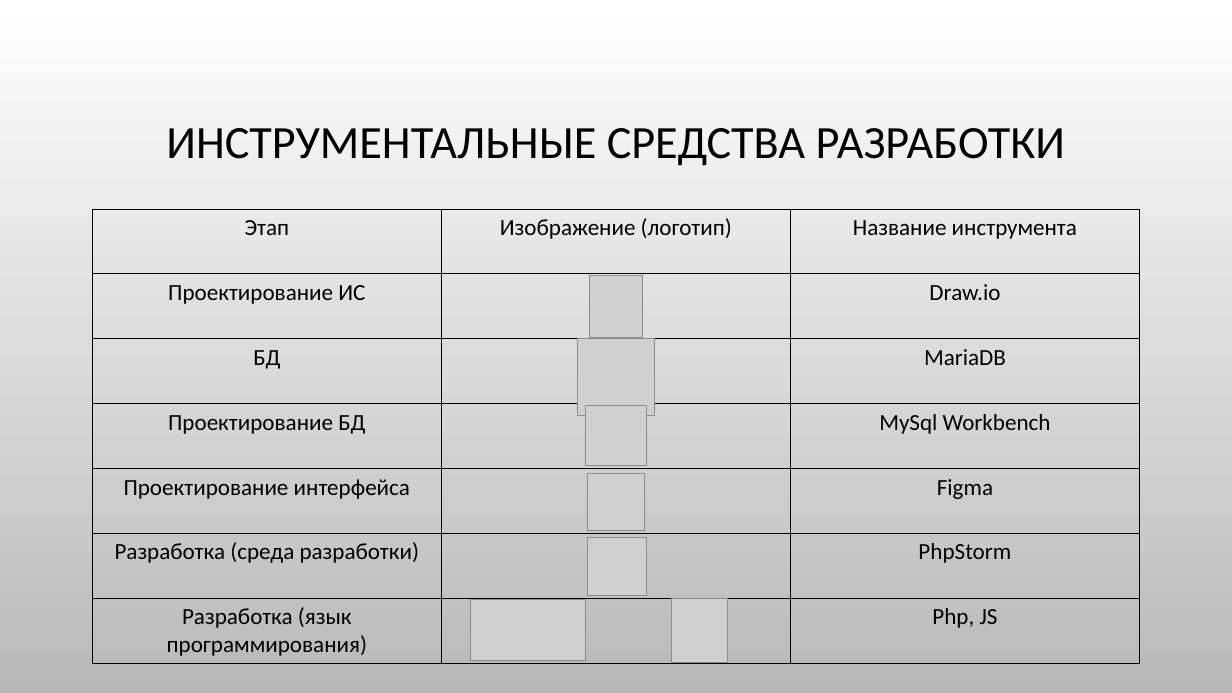
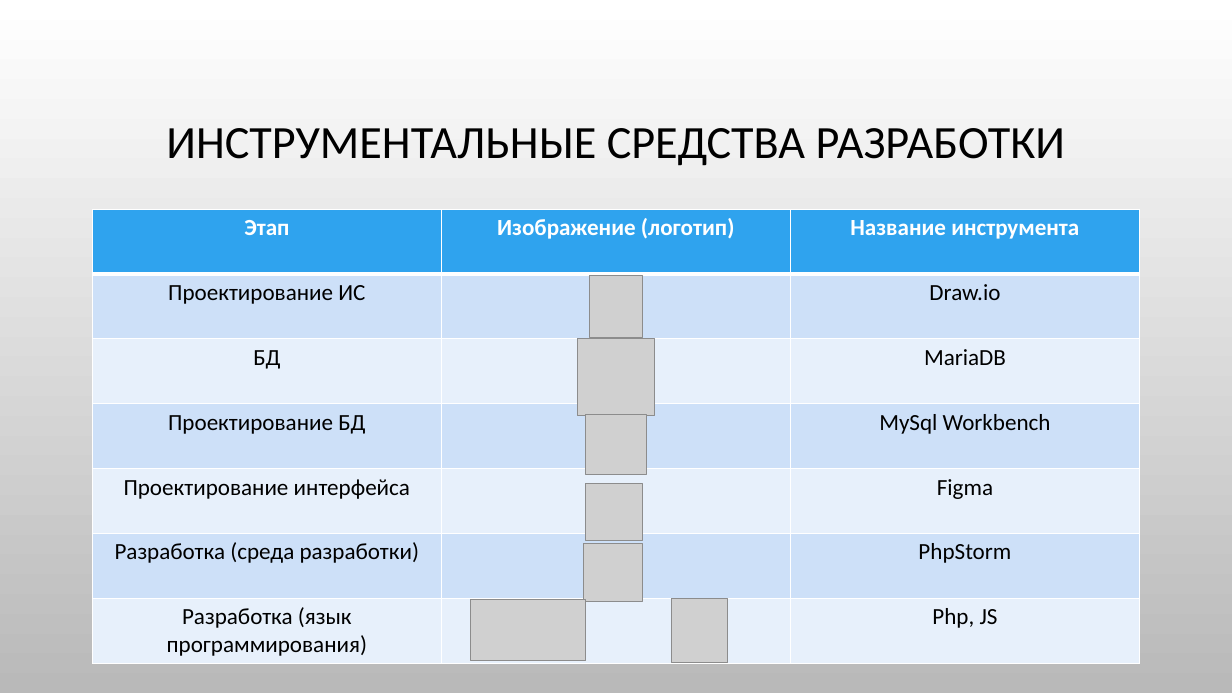
Before and after one commit to ChiCha10-11/Kursovoy, a slide deck: slide 4 of Курсовая работа.pptx. Drawn at 1232x693 pixels with LibreOffice and Linux fonts; fonts in the diff are those of the drawing; grey boxes stand for pictures; background and template pictures are left out. Boxes give left, top, right and bottom in pixels: in the first picture for what was removed or moved away, otherwise in the second. Text is boxed around its words. In the diff, an @@ line names an element or a change of style, - is before the commit and + after.

```diff
--- a/Курсовая работа.pptx
+++ b/Курсовая работа.pptx
@@ table at box(92, 209, 1141, 663) @@
@@ fill none to #2FA3EE in row 1 @@
@@ fill none to #CDE0F8 in 6 cells @@
@@ fill none to #E8F0FC in 6 cells @@
@@ text colour #000000 to #FFFFFF, bold on in "Этап", "Изображение (логотип)", "Название инструмента" @@
@@ borders changed @@
@@ picture: place and size @@
-picture at box(586, 406, 646, 466)
+picture at box(586, 414, 646, 474)
@@ picture: place and size @@
-picture at box(588, 474, 644, 531)
+picture at box(586, 483, 642, 540)
@@ picture: place and size @@
-picture at box(588, 537, 646, 595)
+picture at box(584, 543, 642, 602)
```
Also in this commit, not shown: 1 other slide changed, 2 other files.
